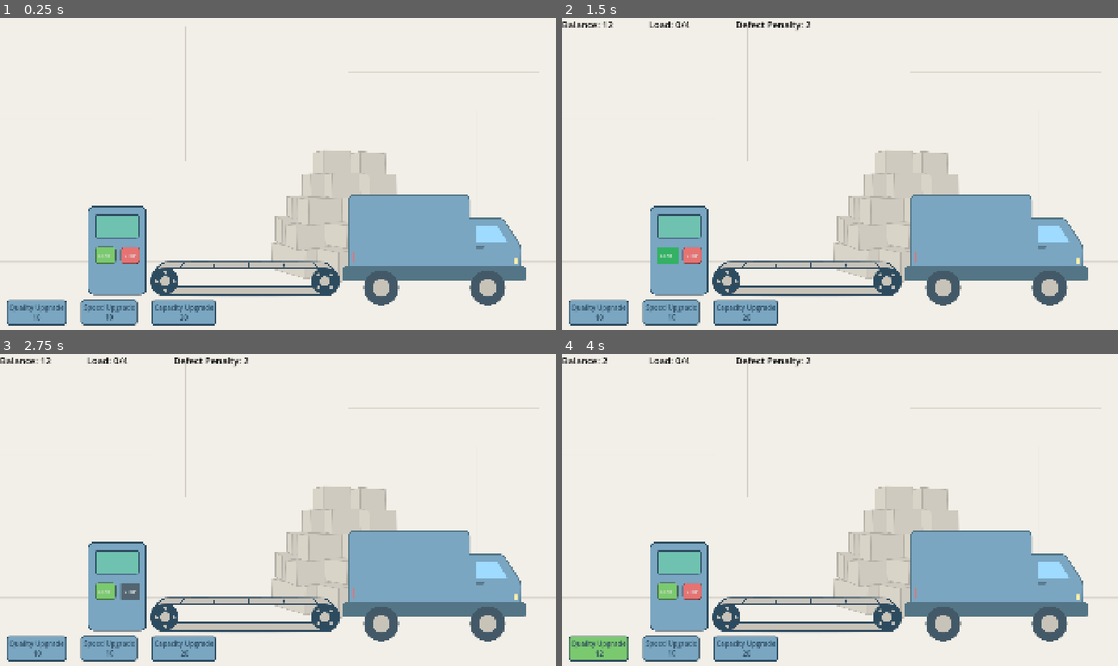
Above: before the commit, frames 1-4 (two rows, left to right).
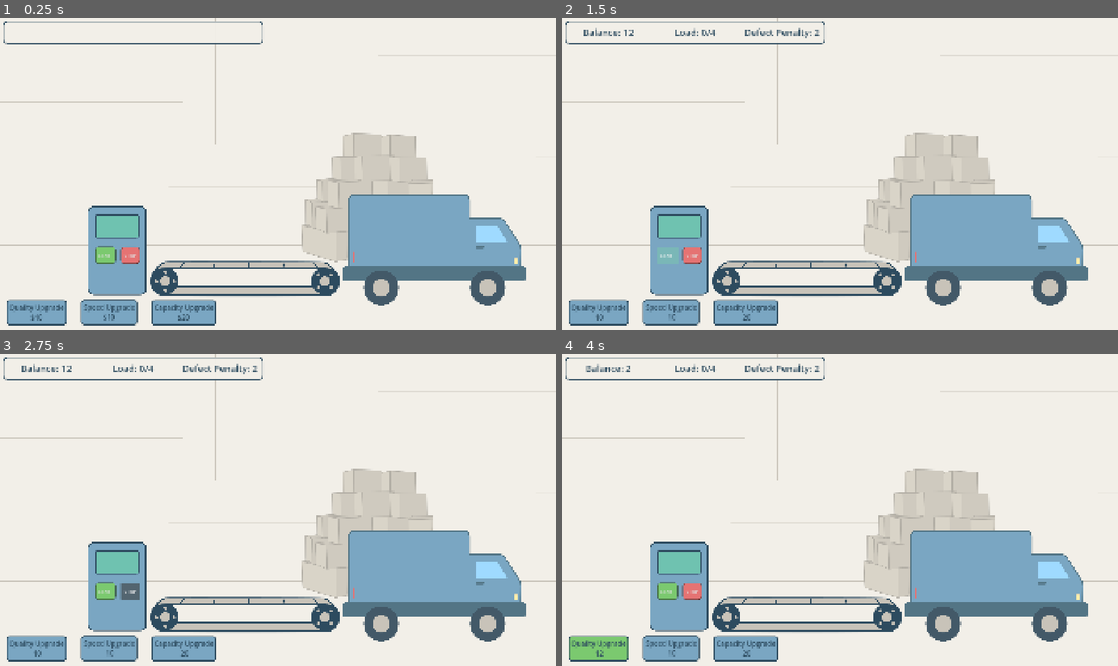
Above: after the commit, the same moments.

Repository: dkajo/supply-chain-game
Game: Godot game, scene res://Scenes/level.tscn
The game is run twice, just before and just after one commit, with the same random seed, the same clock (stepped at 60 frames per second) and the same inputs.
Inputs:
- Up to frame 1 (0.25 s): no input
- Up to frame 2 (1.5 s): click "START" at 0.5 s; click "START" at 1.25 s
- Up to frame 3 (2.75 s): click "STOP" at 2 s
- Up to frame 4 (4 s): click "Quality Upgrade 10" at 2.75 s; click "Quality Upgrade 12" at 3.5 s

The runs differ from the first frame. In frame 1, 5.0% of the frame differs, in the area x 0-100%, y 0-98%; in frame 2, 5.8%, in the area x 0-100%, y 0-85%; in frame 3, 5.6%; in frame 4, 5.6%.

Commit message:
Restyle HUD and game over screen, resolve scene merge conflicts
- Resolve stash-pop conflicts in level, machine, product and UIFacade scenes
  (kept upstream side)
- Align top bar labels in one row, centered in a thicker dark-blue border
- Game over overlay now covers the full screen, with a duplicate START button
- Replace stats ItemList with a non-interactive, larger, transparent panel
- Render products above conveyor/machine and tint defective boxes
- Godot 4.7 resave of level.tscn and project.godot

Co-Authored-By: Claude Sonnet 5 <noreply@anthropic.com>

Diff:
--- a/Scenes/UI/UIFacade.tscn
+++ b/Scenes/UI/UIFacade.tscn
@@ -6,7 +6,7 @@
 [ext_resource type="StyleBox" uid="uid://bq3trfvm6y0x1" path="res://Scenes/UI/PressedButton.tres" id="3_1g3k4"]
 
 [sub_resource type="StyleBoxFlat" id="StyleBoxFlat_qxo88"]
-bg_color = Color(0, 0.72549, 0.117647, 0.572549)
+bg_color = Color(0.478431, 0.760784, 0.690196, 0.6)
 
 [sub_resource type="StyleBoxFlat" id="StyleBoxFlat_rbqoo"]
 bg_color = Color(0.482353, 0.788235, 0.435294, 1)
@@ -21,7 +21,7 @@
 corner_radius_bottom_left = 10
 
 [sub_resource type="StyleBoxFlat" id="StyleBoxFlat_1g3k4"]
-bg_color = Color(0.858824, 0.176471, 0, 0.784314)
+bg_color = Color(0.898039, 0.45098, 0.45098, 0.784314)
 
 [sub_resource type="StyleBoxFlat" id="StyleBoxFlat_f6eae"]
 bg_color = Color(0.898039, 0.45098, 0.45098, 1)
@@ -36,13 +36,65 @@
 corner_radius_bottom_left = 10
 
 [sub_resource type="StyleBoxFlat" id="StyleBoxFlat_8v2eh"]
-bg_color = Color(1, 0.352941, 0.160784, 0.654902)
+bg_color = Color(0.898039, 0.45098, 0.45098, 0.82)
 
 [sub_resource type="StyleBoxFlat" id="StyleBoxFlat_h1k6b"]
-bg_color = Color(0, 0.72549, 0.117647, 0.572549)
+bg_color = Color(0.478431, 0.760784, 0.690196, 0.6)
 
 [sub_resource type="StyleBoxFlat" id="StyleBoxFlat_b3egh"]
-bg_color = Color(2.26215e-06, 0.727337, 0.118172, 1)
+bg_color = Color(0.435294, 0.760784, 0.690196, 1)
+
+[sub_resource type="StyleBoxFlat" id="StyleBoxFlat_topbar"]
+bg_color = Color(0.94902, 0.937255, 0.909804, 0.95)
+corner_radius_top_left = 14
+corner_radius_top_right = 14
+corner_radius_bottom_right = 14
+corner_radius_bottom_left = 14
+border_width_left = 4
+border_width_top = 4
+border_width_right = 4
+border_width_bottom = 4
+border_color = Color(0.176471, 0.294118, 0.372549, 1)
+
+[sub_resource type="StyleBoxFlat" id="StyleBoxFlat_card"]
+bg_color = Color(0.94902, 0.937255, 0.909804, 0.92)
+corner_radius_top_left = 10
+corner_radius_top_right = 10
+corner_radius_bottom_right = 10
+corner_radius_bottom_left = 10
+border_width_left = 1
+border_width_top = 1
+border_width_right = 1
+border_width_bottom = 1
+border_color = Color(0.784314, 0.764706, 0.72549, 1)
+
+[sub_resource type="StyleBoxFlat" id="StyleBoxFlat_cardhover"]
+bg_color = Color(0.435294, 0.760784, 0.690196, 0.25)
+corner_radius_top_left = 10
+corner_radius_top_right = 10
+corner_radius_bottom_right = 10
+corner_radius_bottom_left = 10
+border_width_left = 1
+border_width_top = 1
+border_width_right = 1
+border_width_bottom = 1
+border_color = Color(0.435294, 0.760784, 0.690196, 1)
+
+[sub_resource type="StyleBoxFlat" id="StyleBoxFlat_stats"]
+content_margin_left = 36.0
+content_margin_top = 24.0
+content_margin_right = 36.0
+content_margin_bottom = 28.0
+draw_center = false
+border_width_left = 4
+border_width_top = 4
+border_width_right = 4
+border_width_bottom = 4
+border_color = Color(0.176471, 0.294118, 0.372549, 1)
+corner_radius_top_left = 14
+corner_radius_top_right = 14
+corner_radius_bottom_right = 14
+corner_radius_bottom_left = 14
 
 [node name="UiFacade" type="CanvasLayer"]
 script = ExtResource("1_h1k6b")
@@ -52,6 +104,14 @@
 anchors_preset = 0
 offset_right = 40.0
 offset_bottom = 40.0
+
+[node name="TopBar" type="Panel" parent="HUD"]
+layout_mode = 0
+offset_left = 10.0
+offset_top = 10.0
+offset_right = 910.0
+offset_bottom = 90.0
+theme_override_styles/panel = SubResource("StyleBoxFlat_topbar")
 
 [node name="StartButton" type="Button" parent="HUD"]
 layout_mode = 0
@@ -66,26 +126,36 @@
 
 [node name="BalanceLabel" type="Label" parent="HUD"]
 layout_mode = 0
-offset_right = 40.0
-offset_bottom = 23.0
-theme_override_colors/font_color = Color(0, 0, 0, 1)
+offset_left = 10.0
+offset_top = 10.0
+offset_right = 310.0
+offset_bottom = 90.0
+theme_override_colors/font_color = Color(0.176471, 0.294118, 0.372549, 1)
 theme_override_font_sizes/font_size = 32
+horizontal_alignment = 1
+vertical_alignment = 1
 
 [node name="TruckLoadLabel" type="Label" parent="HUD"]
 layout_mode = 0
-offset_left = 300.0
-offset_right = 340.0
-offset_bottom = 45.0
-theme_override_colors/font_color = Color(0, 0, 0, 1)
+offset_left = 310.0
+offset_top = 10.0
+offset_right = 610.0
+offset_bottom = 90.0
+theme_override_colors/font_color = Color(0.176471, 0.294118, 0.372549, 1)
 theme_override_font_sizes/font_size = 32
+horizontal_alignment = 1
+vertical_alignment = 1
 
 [node name="DefectPenalty" type="Label" parent="HUD"]
 layout_mode = 0
-offset_left = 600.0
-offset_right = 640.0
-offset_bottom = 45.0
-theme_override_colors/font_color = Color(0, 0, 0, 1)
+offset_left = 610.0
+offset_top = 10.0
+offset_right = 910.0
+offset_bottom = 90.0
+theme_override_colors/font_color = Color(0.176471, 0.294118, 0.372549, 1)
 theme_override_font_sizes/font_size = 32
+horizontal_alignment = 1
+vertical_alignment = 1
 
 [node name="Score" type="Label" parent="HUD"]
 layout_mode = 0
@@ -122,7 +192,7 @@
 theme_override_styles/pressed = ExtResource("3_1g3k4")
 theme_override_styles/normal = ExtResource("2_b3egh")
 text = "Quality Upgrade
-10"
+$10"
 
 [node name="SpeedUpgradeBtn" type="Button" parent="HUD"]
 layout_mode = 0
@@ -142,7 +212,7 @@
 theme_override_styles/normal = ExtResource("2_b3egh")
 action_mode = 0
 text = "Speed Upgrade
-10"
+$10"
 
 [node name="CapacityUpgradeBtn" type="Button" parent="HUD"]
 layout_mode = 0
@@ -160,7 +230,7 @@
 theme_override_styles/pressed = ExtResource("3_1g3k4")
 theme_override_styles/normal = ExtResource("2_b3egh")
 text = "Capacity Upgrade
-20"
+$20"
 
 [node name="GameOver" type="Control" parent="."]
 visible = false
@@ -171,38 +241,43 @@
 
 [node name="Background" type="Panel" parent="GameOver"]
 layout_mode = 0
-offset_left = -68.0
-offset_top = -44.0
-offset_right = 1340.0
-offset_bottom = 780.0
+offset_right = 1920.0
+offset_bottom = 1080.0
 theme_override_styles/panel = SubResource("StyleBoxFlat_8v2eh")
 
 [node name="GameOverLabel" type="Label" parent="GameOver"]
 layout_mode = 0
-offset_left = 156.0
-offset_top = 197.0
-offset_right = 1131.0
-offset_bottom = 429.0
+offset_top = 200.0
+offset_right = 1920.0
+offset_bottom = 432.0
+theme_override_colors/font_color = Color(0.956863, 0.941176, 0.909804, 1)
 theme_override_font_sizes/font_size = 170
 text = "GAME OVER"
+horizontal_alignment = 1
+vertical_alignment = 1
 
 [node name="StartButton" type="Button" parent="GameOver"]
 layout_mode = 0
-offset_left = 205.0
-offset_top = 450.0
-offset_right = 266.0
-offset_bottom = 482.0
-theme_override_styles/hover = SubResource("StyleBoxFlat_h1k6b")
-theme_override_styles/normal = SubResource("StyleBoxFlat_b3egh")
+offset_left = 329.0
+offset_top = 790.0
+offset_right = 400.0
+offset_bottom = 849.0
+theme_override_font_sizes/font_size = 16
+theme_override_styles/hover = SubResource("StyleBoxFlat_qxo88")
+theme_override_styles/normal = SubResource("StyleBoxFlat_rbqoo")
 text = "START"
 
-[node name="Statistics" type="ItemList" parent="GameOver"]
-layout_mode = 0
-offset_left = 695.0
-offset_top = 416.0
-offset_right = 1143.0
-offset_bottom = 612.0
-item_count = 1
+[node name="Statistics" type="PanelContainer" parent="GameOver"]
+layout_mode = 0
+offset_left = 660.0
+offset_top = 470.0
+offset_right = 1260.0
+offset_bottom = 470.0
+theme_override_styles/panel = SubResource("StyleBoxFlat_stats")
+
+[node name="Rows" type="VBoxContainer" parent="GameOver/Statistics"]
+layout_mode = 2
+theme_override_constants/separation = 10
 
 [connection signal="pressed" from="HUD/StartButton" to="." method="_on_start_button_pressed"]
 [connection signal="pressed" from="HUD/StopButton" to="." method="_on_stop_button_pressed"]
--- a/Scenes/level.tscn
+++ b/Scenes/level.tscn
@@ -1,46 +1,46 @@
-[gd_scene load_steps=8 format=3 uid="uid://drpixk3fevjyc"]
+[gd_scene format=3 uid="uid://drpixk3fevjyc"]
 
-[ext_resource type="Script" uid="uid://bh6cdnbejc6d5" path="res://Scripts/level.gd" id="1_oi3di"]
-[ext_resource type="Texture2D" uid="uid://cq0dd42hqvd7t" path="res://Assets/background.png" id="1_u52ul"]
-[ext_resource type="Texture2D" uid="uid://vn47ds0a3f15" path="res://Assets/conveyorbeltv2.png" id="3_8c0lf"]
+[ext_resource type="Script" uid="uid://dfiyca61mhrek" path="res://Scripts/level.gd" id="1_oi3di"]
+[ext_resource type="Texture2D" uid="uid://br6lfx1cwu7gm" path="res://Assets/background.png" id="1_u52ul"]
+[ext_resource type="Texture2D" uid="uid://dsocyrttl8v57" path="res://Assets/conveyorbeltv2.png" id="3_8c0lf"]
 [ext_resource type="PackedScene" uid="uid://cqa28fdtdx1x2" path="res://Scenes/machine.tscn" id="4_0b4ue"]
 [ext_resource type="PackedScene" uid="uid://b6i4ou8t1n8lh" path="res://Scenes/UI/UIFacade.tscn" id="6_0f350"]
 [ext_resource type="PackedScene" uid="uid://bjkhviq24hlog" path="res://Scenes/truck.tscn" id="6_1ainy"]
 [ext_resource type="PackedScene" uid="uid://bb0wl4thlavh0" path="res://Scenes/loadingzone.tscn" id="7_8c0lf"]
 
-[node name="Level" type="Node2D"]
+[node name="Level" type="Node2D" unique_id=1531912689]
 script = ExtResource("1_oi3di")
 
-[node name="UI" type="CanvasLayer" parent="."]
+[node name="UI" type="CanvasLayer" parent="." unique_id=1182986620]
 
-[node name="Background" type="TextureRect" parent="."]
+[node name="Background" type="TextureRect" parent="." unique_id=1741014652]
 anchors_preset = 15
 anchor_right = 1.0
 anchor_bottom = 1.0
-offset_left = -132.0
-offset_top = -57.0
-offset_right = 2068.0
-offset_bottom = 1183.0
+offset_left = -28.0
+offset_top = -116.0
+offset_right = 2172.0
+offset_bottom = 1124.0
 grow_horizontal = 2
 grow_vertical = 2
 texture = ExtResource("1_u52ul")
 stretch_mode = 2
 
-[node name="ConveyorBelt" type="Sprite2D" parent="."]
+[node name="ConveyorBelt" type="Sprite2D" parent="." unique_id=773523492]
 top_level = true
 position = Vector2(849, 902)
 scale = Vector2(0.756001, 0.756001)
 texture = ExtResource("3_8c0lf")
 
-[node name="UiFacade" parent="." instance=ExtResource("6_0f350")]
+[node name="UiFacade" parent="." unique_id=184616768 instance=ExtResource("6_0f350")]
 
-[node name="Machine" parent="." instance=ExtResource("4_0b4ue")]
+[node name="Machine" parent="." unique_id=1664244768 instance=ExtResource("4_0b4ue")]
 z_index = 1
 position = Vector2(60, 80)
 
-[node name="Truck" parent="." instance=ExtResource("6_1ainy")]
+[node name="Truck" parent="." unique_id=56580210 instance=ExtResource("6_1ainy")]
 position = Vector2(1514, 776)
 scale = Vector2(0.7, 0.7)
 
-[node name="Loadingzone" parent="." instance=ExtResource("7_8c0lf")]
+[node name="Loadingzone" parent="." unique_id=1462141261 instance=ExtResource("7_8c0lf")]
 position = Vector2(60, 220)
--- a/Scripts/level.gd
+++ b/Scripts/level.gd
@@ -71,6 +71,7 @@
 	print("Current defect penalty: ", get_current_defect_penalty())
 	print("Assigned defect value: ", product.defect_value)
 
+	product.z_index = 2 # Render above conveyor belt (z_index 0) and machine (z_index 1)
 	add_child(product) # Attach node to scene tree, adds product to level.
 
 func build_game_over_stats() -> Array[Dictionary]:
--- a/Scripts/product.gd
+++ b/Scripts/product.gd
@@ -20,6 +20,8 @@
 	is_defect = value
 	# Displays overlay sprite if the product is defect
 	$DefectMarker.visible = is_defect
+	# Subtle red tint on the box sprite to give a second visual cue
+	$Sprite2D.modulate = Color(1.0, 0.78, 0.78) if is_defect else Color.WHITE
 
 func _ready():
 	# Set start position on screen
--- a/Scripts/ui_facade.gd
+++ b/Scripts/ui_facade.gd
@@ -1,6 +1,10 @@
 extends CanvasLayer
 
-@onready var stats_list: ItemList = $GameOver/Statistics
+const STATS_TEXT_COLOR := Color(0.176471, 0.294118, 0.372549, 1)
+const STATS_TITLE_SIZE := 44
+const STATS_ROW_SIZE := 30
+
+@onready var stats_rows: VBoxContainer = $GameOver/Statistics/Rows
 
 # --- Signals ---
 signal start_button_pressed
@@ -34,13 +38,21 @@
 	var s = str(score)
 	if score >= 0:
 		s = '+' + s
-		label.add_theme_color_override("font_color", Color.WEB_GREEN)
+		label.add_theme_color_override("font_color", Color("#7bc96f"))
 	else:
-		label.add_theme_color_override("font_color", Color.RED)
+		label.add_theme_color_override("font_color", Color("#e57373"))
+
+	# Reset position and opacity before animating
+	label.position.y = 320.0
+	label.modulate.a = 1.0
 	label.visible = true
 	label.text = s
-	await get_tree().create_timer(0.8).timeout
-	label.visible = false
+
+	var tween = create_tween()
+	tween.set_parallel(true)
+	tween.tween_property(label, "position:y", 285.0, 0.65)
+	tween.tween_property(label, "modulate:a", 0.0, 0.65)
+	tween.chain().tween_callback(func(): label.visible = false)
 
 func update_quality_upgrade_button(cost: int) -> void:
 	$HUD/QualityUpgradeBtn.text = "Quality Upgrade \n " + str(cost)
@@ -52,12 +64,34 @@
 	$HUD/CapacityUpgradeBtn.text = "Capacity Upgrade \n " + str(cost)
 
 func show_stats(stats: Array[Dictionary]) -> void:
-	stats_list.clear()
-	stats_list.add_item("Stats:")
+	for child in stats_rows.get_children():
+		stats_rows.remove_child(child)
+		child.queue_free()
+
+	stats_rows.add_child(_make_stat_label("Final Stats", STATS_TITLE_SIZE, HORIZONTAL_ALIGNMENT_CENTER))
+
+	var divider := HSeparator.new()
+	var divider_style := StyleBoxLine.new()
+	divider_style.color = STATS_TEXT_COLOR
+	divider_style.thickness = 3
+	divider.add_theme_stylebox_override("separator", divider_style)
+	stats_rows.add_child(divider)
 
 	for stat in stats:
-		var line = "%s: %s" % [stat["label"], str(stat["value"])]
-		stats_list.add_item(line)
+		var row := HBoxContainer.new()
+		var name_label := _make_stat_label(str(stat["label"]), STATS_ROW_SIZE)
+		name_label.size_flags_horizontal = Control.SIZE_EXPAND_FILL
+		row.add_child(name_label)
+		row.add_child(_make_stat_label(str(stat["value"]), STATS_ROW_SIZE, HORIZONTAL_ALIGNMENT_RIGHT))
+		stats_rows.add_child(row)
+
+func _make_stat_label(text: String, font_size: int, alignment := HORIZONTAL_ALIGNMENT_LEFT) -> Label:
+	var label := Label.new()
+	label.text = text
+	label.horizontal_alignment = alignment
+	label.add_theme_font_size_override("font_size", font_size)
+	label.add_theme_color_override("font_color", STATS_TEXT_COLOR)
+	return label
 
 # --- Button functions ---
 func _on_start_button_pressed() -> void:
--- a/project.godot
+++ b/project.godot
@@ -8,11 +8,15 @@
 
 config_version=5
 
+[animation]
+
+compatibility/default_parent_skeleton_in_mesh_instance_3d=true
+
 [application]
 
 config/name="Supply-chain-game"
 run/main_scene="uid://drpixk3fevjyc"
-config/features=PackedStringArray("4.4", "Forward Plus")
+config/features=PackedStringArray("4.7", "Forward Plus")
 config/icon="res://icon.svg"
 
 [display]
Not shown: 1 places in Scenes/UI/UIFacade.tscn that only renumber resources
